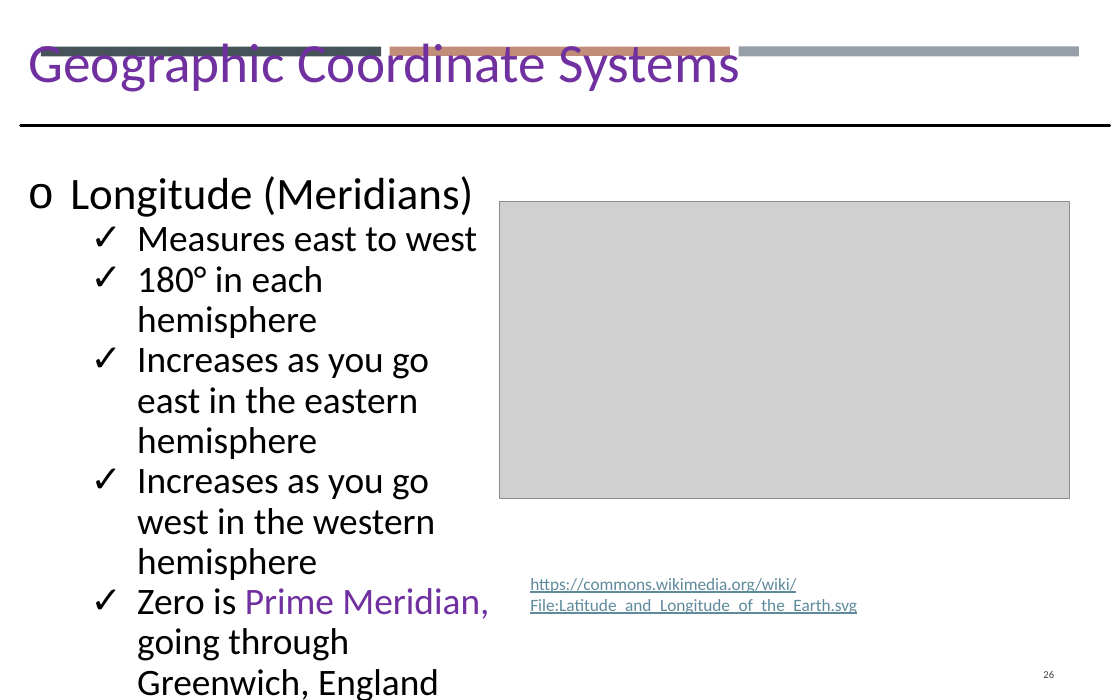
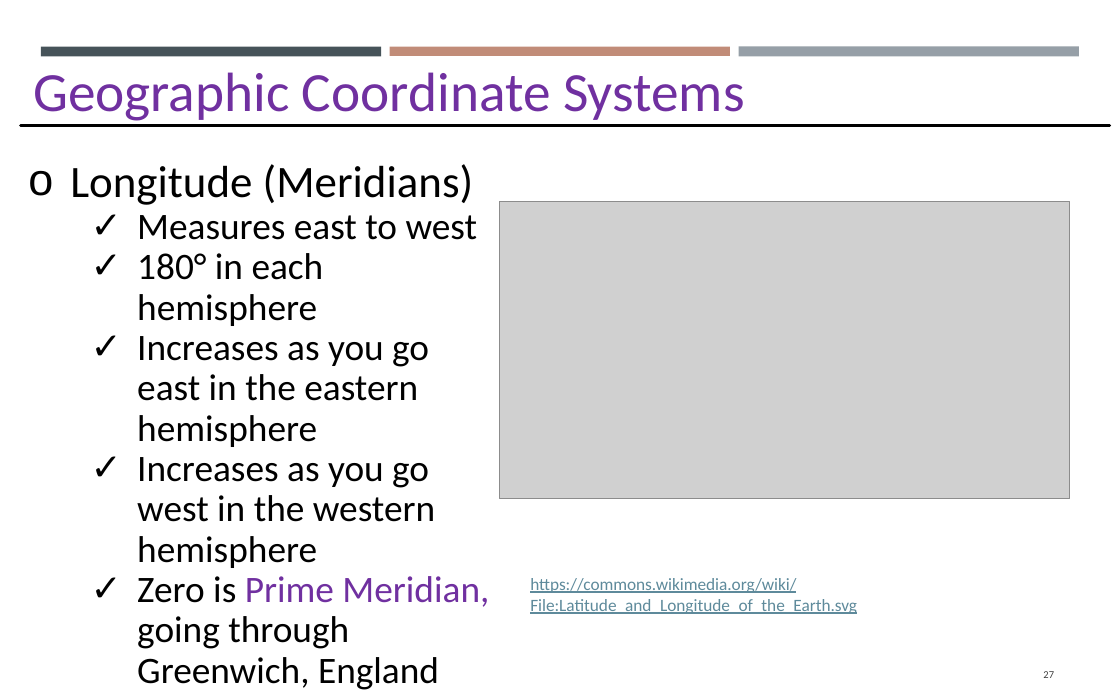
Before and after one commit to gisynw/GIS_I, a slide deck: slide 27 of docs/Lectures/Week03/Lecture02_GEOG2475_Datum.pptx (slide 26 before the commit). Drawn at 1120x700 pixels with LibreOffice and Linux fonts; fonts in the diff are those of the drawing; grey boxes stand for pictures. Boxes give left, top, right and bottom in pixels: in the first picture for what was removed or moved away, otherwise in the second. Text is boxed around its words. In the diff, an @@ line names an element or a change of style, - is before the commit and + after.

```diff
--- a/docs/Lectures/Week03/Lecture02_GEOG2475_Datum.pptx
+++ b/docs/Lectures/Week03/Lecture02_GEOG2475_Datum.pptx
@@ text "Geographic Coordinate Systems": place and size @@
-text "Geographic Coordinate Systems" at bbox=[29, 43, 740, 92]
+text "Geographic Coordinate Systems" at bbox=[33, 72, 745, 121]
@@ text "Longitude (Meridians)": place and size @@
-text "Longitude (Meridians)" at bbox=[70, 176, 489, 700]
+text "Longitude (Meridians)" at bbox=[70, 164, 489, 690]
@@ page number at bbox=[1043, 671, 1054, 678]: text changed @@
-26
+27
```
Also in this commit, not shown: 35 other slides changed, 8 slides added, 16 slides removed, 3 other files.
